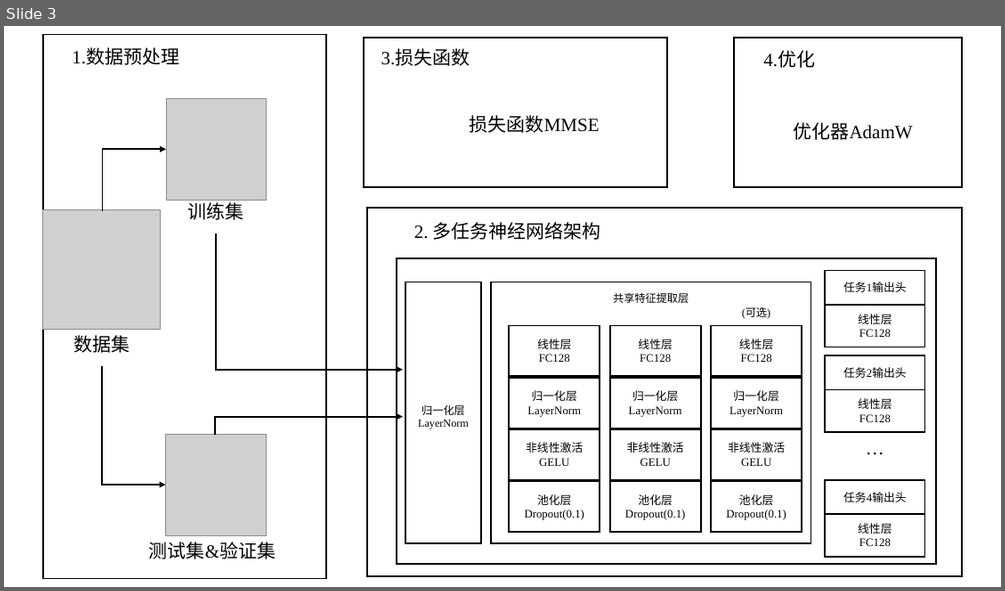
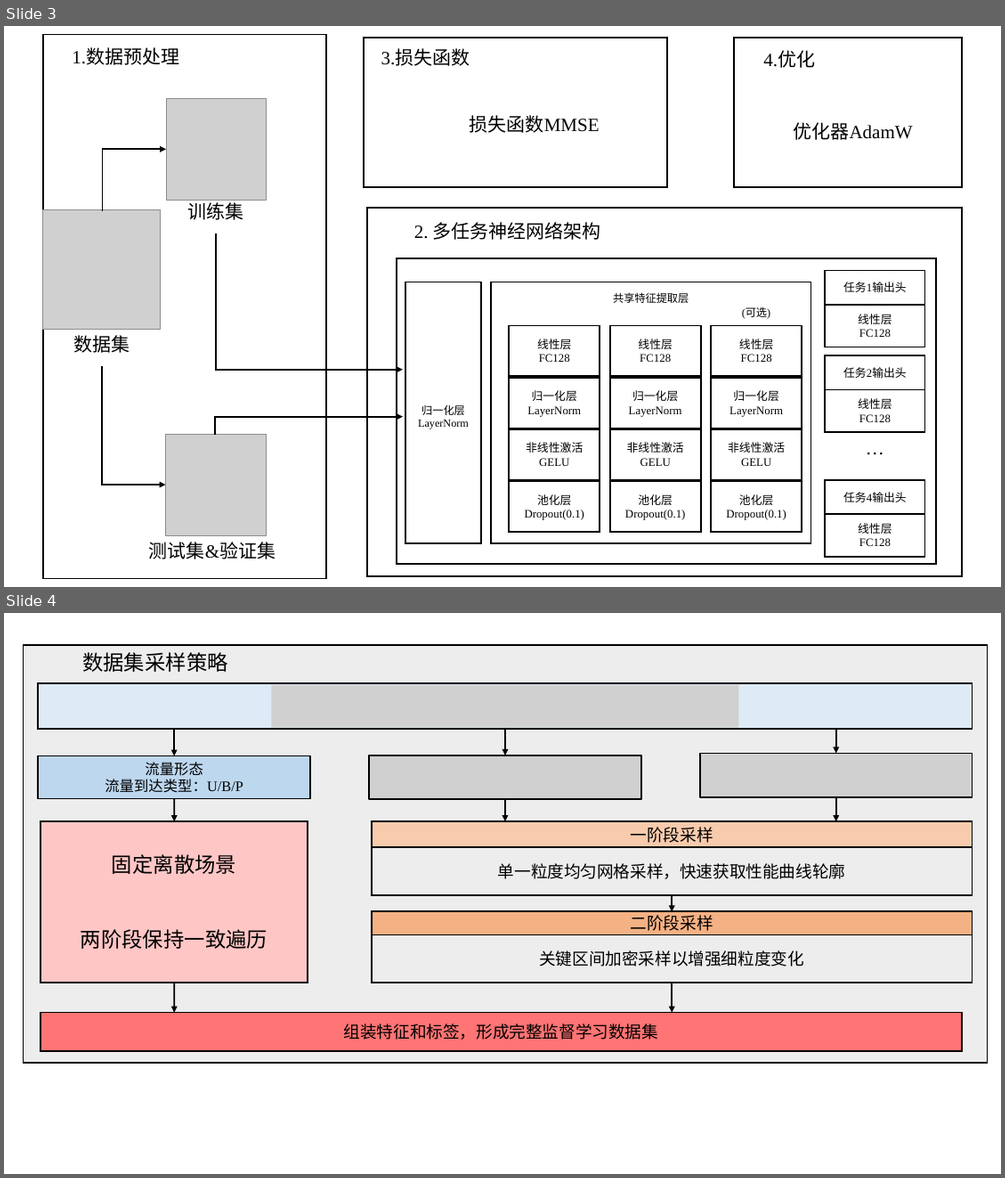
Before and after one commit to Aworrier/zzzwl-big_paper, a slide deck: PPT画图.pptx. Shown one above the other, each under a label of ours: slide 3 before the commit, slides 3 and 4 after it. The pictures are 1005x591 and 1005x1178 pixels, drawn with LibreOffice and Linux fonts; fonts in the diff are those of the drawing; grey boxes stand for pictures. Boxes give left, top, right and bottom in pixels: in the first picture for what was removed or moved away, otherwise in the second. Text is boxed around its words. In the diff, an @@ line names an element or a change of style, - is before the commit and + after.

```diff
--- a/PPT画图.pptx
+++ b/PPT画图.pptx
@@ slide 4 added at <box>4,613,1001,1174</box>, background #FFFFFF @@
@@ group added at <box>24,645,987,1062</box>: 9 rectangles, 9 arrows, 3 pictures, 2 texts @@
+流量形态
+流量到达类型：U/B/P
+固定离散场景
+两阶段保持一致遍历
+一阶段采样
+单一粒度均匀网格采样，快速获取性能曲线轮廓
+二阶段采样
+关键区间加密采样以增强细粒度变化
+数据集采样策略
+组装特征和标签，形成完整监督学习数据集
```
Also in this commit, not shown: 17 other files.
